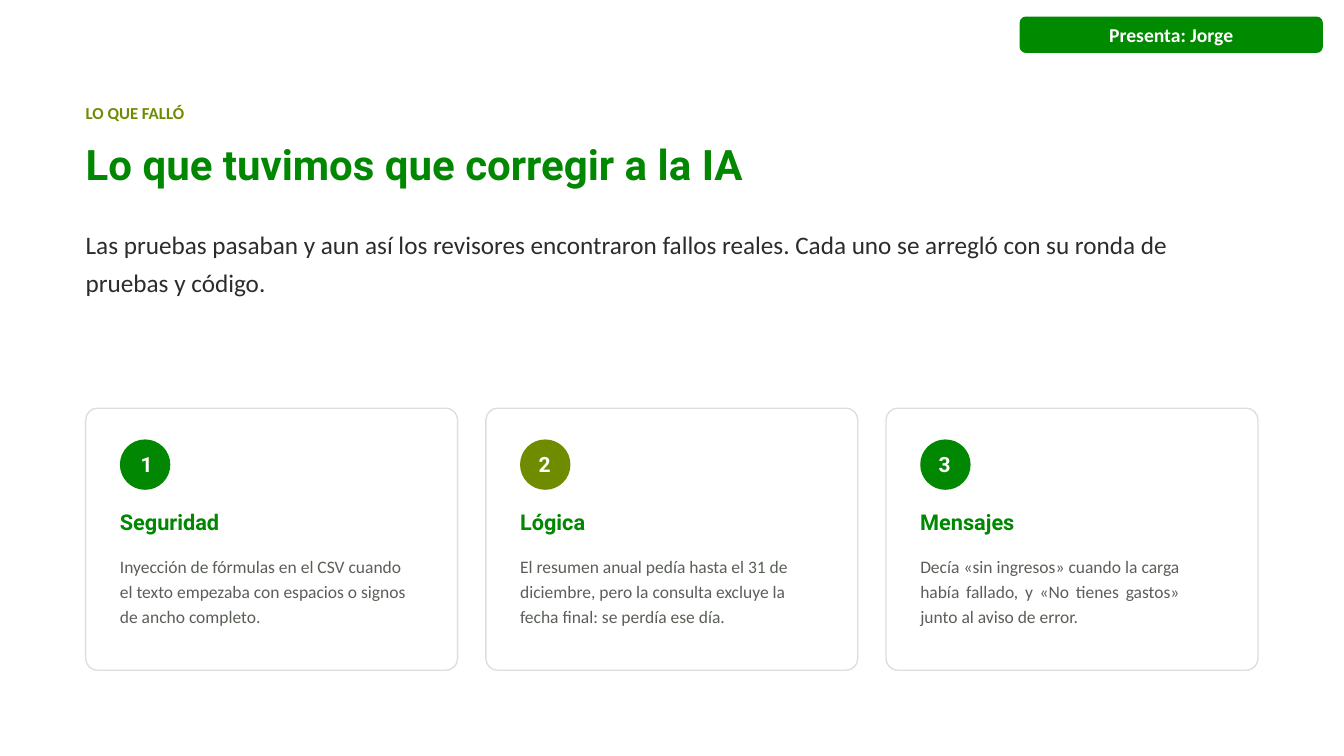
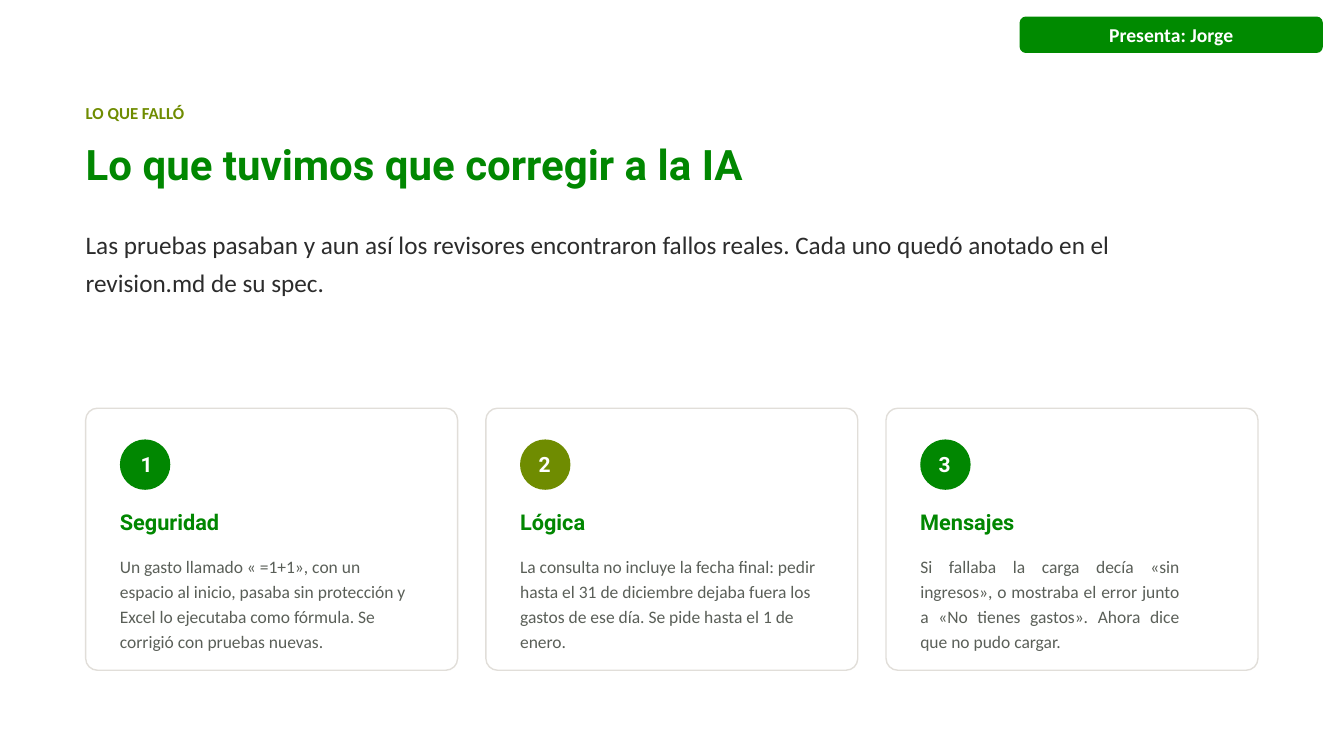
Before and after one commit to juandadevp/cuentasclaras, a slide deck: slide 12 of docs/Exposicion_Cuentas_Claras_con_responsables.pptx. Drawn at 1344x756 pixels with LibreOffice and Linux fonts; fonts in the diff are those of the drawing; background and template pictures are left out. Boxes give left, top, right and bottom in pixels: in the first picture for what was removed or moved away, otherwise in the second. Text is boxed around its words. In the diff, an @@ line names an element or a change of style, - is before the commit and + after.

```diff
--- a/docs/Exposicion_Cuentas_Claras_con_responsables.pptx
+++ b/docs/Exposicion_Cuentas_Claras_con_responsables.pptx
@@ text at <box>86,236,1109,296</box>: text changed @@
-Las pruebas pasaban y aun así los revisores encontraron fallos reales. Cada uno se arregló con su ronda de pruebas y código.
+Las pruebas pasaban y aun así los revisores encontraron fallos reales. Cada uno quedó anotado en el revision.md de su spec.
@@ text at <box>120,561,405,651</box>: text changed @@
-Inyección de fórmulas en el CSV cuando el texto empezaba con espacios o signos de ancho completo.
+Un gasto llamado « =1+1», con un espacio al inicio, pasaba sin protección y Excel lo ejecutaba como fórmula. Se corrigió con pruebas nuevas.
@@ text at <box>520,561,815,648</box>: text changed @@
-El resumen anual pedía hasta el 31 de diciembre, pero la consulta excluye la fecha final: se perdía ese día.
+La consulta no incluye la fecha final: pedir hasta el 31 de diciembre dejaba fuera los gastos de ese día. Se pide hasta el 1 de enero.
@@ text at <box>920,561,1179,651</box>: text changed @@
-Decía «sin ingresos» cuando la carga había fallado, y «No tienes gastos» junto al aviso de error.
+Si fallaba la carga decía «sin ingresos», o mostraba el error junto a «No tienes gastos». Ahora dice que no pudo cargar.
```
Also in this commit, not shown: 1 other slide changed, 2 slides added.
